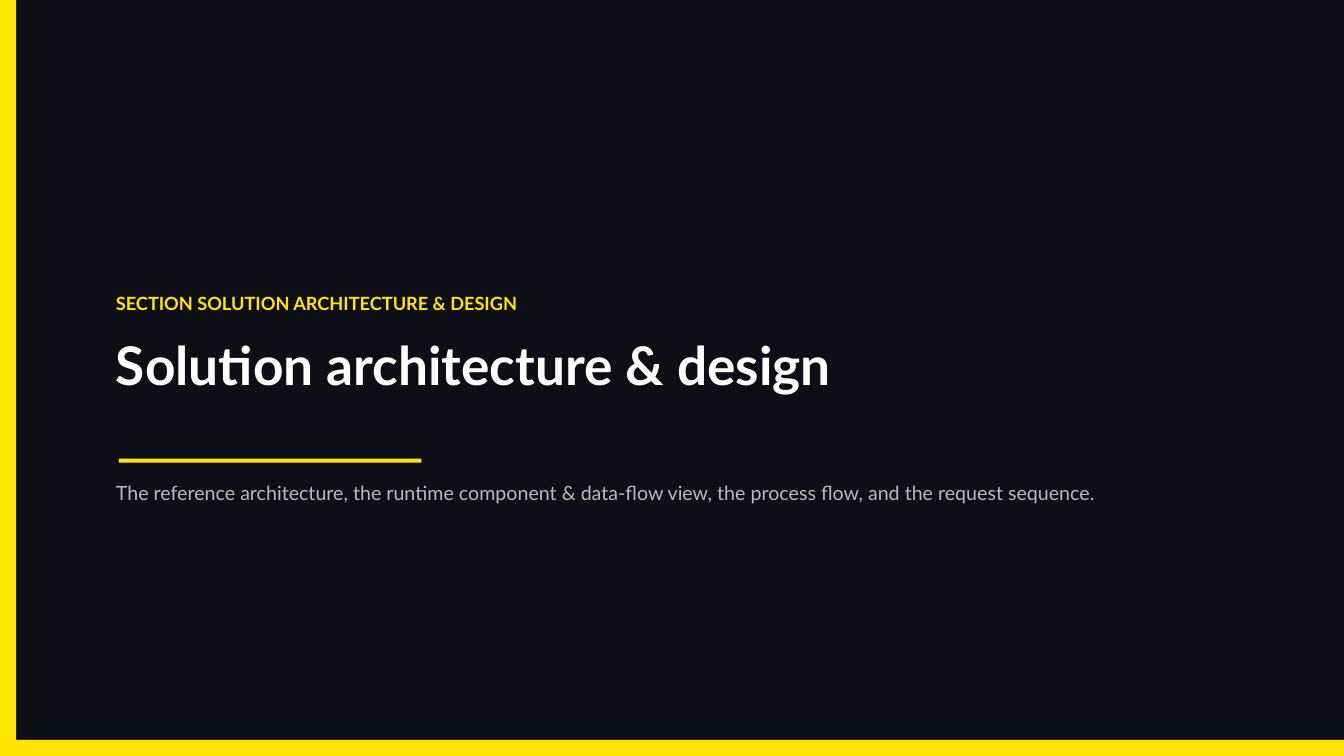
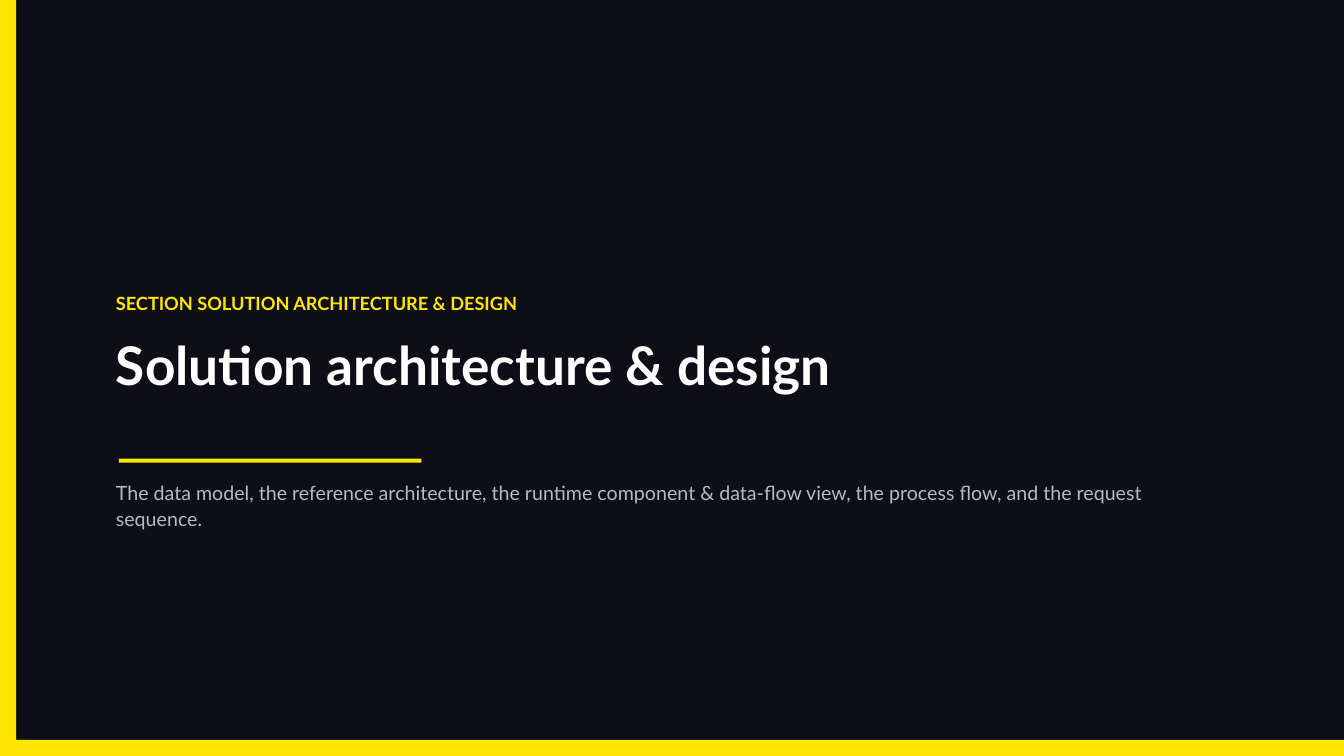
Before and after one commit to sanjayk-ey/pofullfilmentpoc, a slide deck: slide 6 of demo/PO-Fulfillment-Orchestration-Architecture.pptx. Drawn at 1344x756 pixels with LibreOffice and Linux fonts; fonts in the diff are those of the drawing. Boxes give left, top, right and bottom in pixels: in the first picture for what was removed or moved away, otherwise in the second. Text is boxed around its words. In the diff, an @@ line names an element or a change of style, - is before the commit and + after.

```diff
--- a/demo/PO-Fulfillment-Orchestration-Architecture.pptx
+++ b/demo/PO-Fulfillment-Orchestration-Architecture.pptx
@@ text at (116,485,1142,530): text changed @@
-The reference architecture, the runtime component & data-flow view, the process flow, and the request sequence.
+The data model, the reference architecture, the runtime component & data-flow view, the process flow, and the request sequence.
```
Also in this commit, not shown: 12 other slides changed, 1 slide added, 1 other file.
